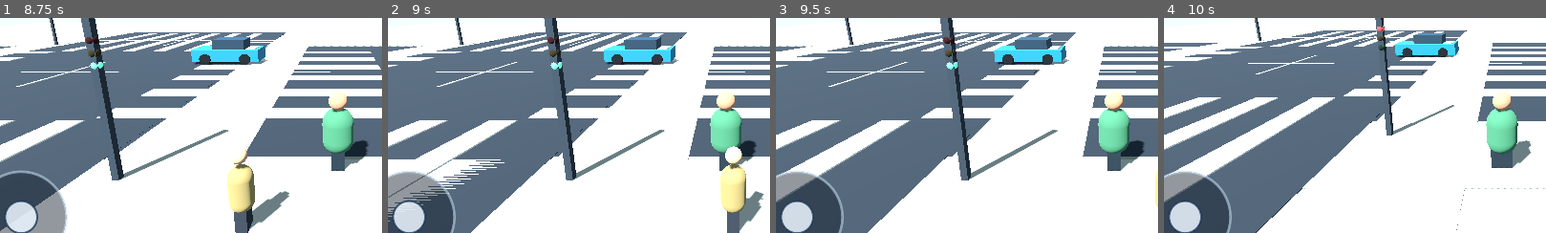
Above: before the commit, frames 1-4 (left to right).
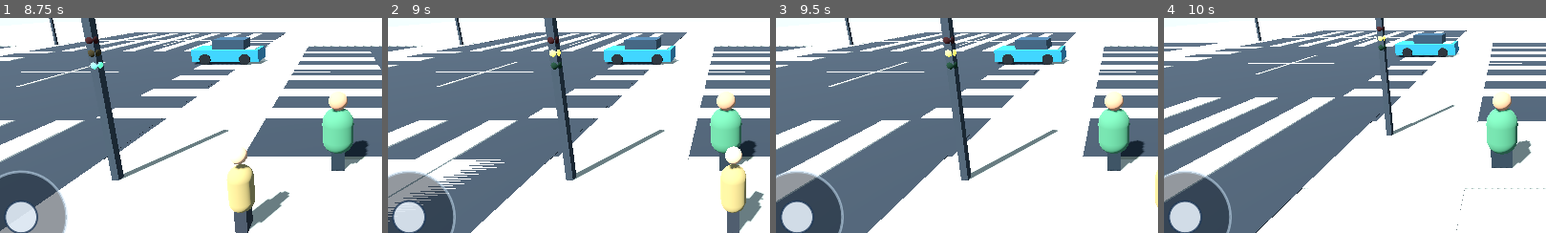
Above: after the commit, the same moments.

Repository: a332150176-dev/METRO-THE-CITY
Game: Godot game, scene res://scenes/main.tscn
Same seed, same stepped clock (60 frames per second), same inputs: the game is played once before the commit and once after it.
Inputs (mouse positions are % of the whole screen's width and height, from its top left):
- Up to frame 1 (8.75 s): click "נועם — המאוזן" at 0.5 s; click "ליאור — הזריז" at 1.25 s; click "עמית — החזק" at 2 s; click "כניסה לעיר" at 2.75 s; click "ריצה" at 3.5 s; click "פעולה" at 4.25 s; drag from (9, 85) to (60, 28) at 5.02 s; drag from (30, 55) to (45, 70) at 5.77 s; move the mouse to (60, 28) at 6.52 s; hold D (move_right) 6.53-7.25 s; drag from (45, 70) to (20, 35) at 7.27 s; move the mouse to (80, 65) at 8.02 s; hold A (move_left) from 8.03 s (still down)
- Up to frame 2 (9 s): release A (move_left) at 8.75 s; drag from (20, 35) to (35, 25) at 8.77 s
- Up to frame 3 (9.5 s): no input
- Up to frame 4 (10 s): move the mouse to (55, 50) at 9.52 s; hold S (move_back) from 9.53 s (still down); click (55, 50) at 9.67 s
The pictures show only the part of the screen within x 6-56%, y 39-89%; the shares and areas given below are measured in that part.

Frame 1 is identical in both runs. In frame 2, 0.1% of the frame differs, in the area x 42-46%, y 14-24%; in frame 3, 0.1%; in frame 4, less than 0.1%.

Commit message:
Add yellow traffic signal phases and expand gameplay tests

Diff:
--- a/scripts/smoke_test.gd
+++ b/scripts/smoke_test.gd
@@ -37,10 +37,23 @@
 		quit(1)
 		return
 
+	GameState.set_shirt_color(Color("#b64d3b"))
+	if GameState.custom_shirt_color != "#b64d3b":
+		push_error("Smoke test: character customization did not persist")
+		quit(1)
+		return
+	GameState.clear_shirt_color()
+
 	game.hud._start_selected_character()
 	await process_frame
 	if game.player == null or game.mission_manager == null:
 		push_error("Smoke test: character selection did not start the campaign")
+		quit(1)
+		return
+
+	game.player.request_jump()
+	if not game.player.jump_requested:
+		push_error("Smoke test: jump action was not registered")
 		quit(1)
 		return
 
@@ -50,11 +63,18 @@
 		push_error("Smoke test: player could not enter a vehicle")
 		quit(1)
 		return
+	game.mission_manager.vehicle = test_car
+	test_car.global_position = Vector3(0.0, 0.0, 0.0)
+	await process_frame
+	if game.mission_manager.current_index < 1:
+		push_error("Smoke test: mission did not complete while driving")
+		quit(1)
+		return
 	test_car.exit_vehicle()
 	if test_car.player_driving or not game.player.visible:
 		push_error("Smoke test: player could not exit the vehicle")
 		quit(1)
 		return
 
-	print("METRO smoke test passed: city, routes, AI population, player, campaign and vehicle entry/exit")
+	print("METRO smoke test passed: city, routes, AI, campaign, customization, jump, vehicle driving and mission completion")
 	quit(0)
--- a/scripts/traffic_controller.gd
+++ b/scripts/traffic_controller.gd
@@ -2,6 +2,10 @@
 class_name TrafficController
 
 const CYCLE_SECONDS: float = 24.0
+const GREEN_SECONDS: float = 9.0
+const YELLOW_SECONDS: float = 2.0
+const ALL_RED_SECONDS: float = 1.0
+
 var elapsed: float = 0.0
 
 func _process(delta: float) -> void:
@@ -11,17 +15,20 @@
 	return elapsed
 
 func is_green_for_direction(direction: Vector3) -> bool:
-	var horizontal_road := absf(direction.x) > absf(direction.z)
-	if elapsed < 10.0:
-		return not horizontal_road
-	if elapsed >= 12.0 and elapsed < 22.0:
-		return horizontal_road
-	return false
+	return state_for_direction(direction) == "green"
 
 func state_for_direction(direction: Vector3) -> String:
 	var horizontal_road := absf(direction.x) > absf(direction.z)
-	if (not horizontal_road and elapsed < 10.0) or (horizontal_road and elapsed >= 12.0 and elapsed < 22.0):
-		return "green"
-	if (not horizontal_road and elapsed >= 10.0 and elapsed < 12.0) or (horizontal_road and elapsed >= 22.0):
+	if horizontal_road:
+		var horizontal_start := GREEN_SECONDS + YELLOW_SECONDS + ALL_RED_SECONDS
+		if elapsed >= horizontal_start and elapsed < horizontal_start + GREEN_SECONDS:
+			return "green"
+		if elapsed >= horizontal_start + GREEN_SECONDS and elapsed < horizontal_start + GREEN_SECONDS + YELLOW_SECONDS:
+			return "yellow"
 		return "red"
-	return "red"
+	else:
+		if elapsed < GREEN_SECONDS:
+			return "green"
+		if elapsed < GREEN_SECONDS + YELLOW_SECONDS:
+			return "yellow"
+		return "red"
